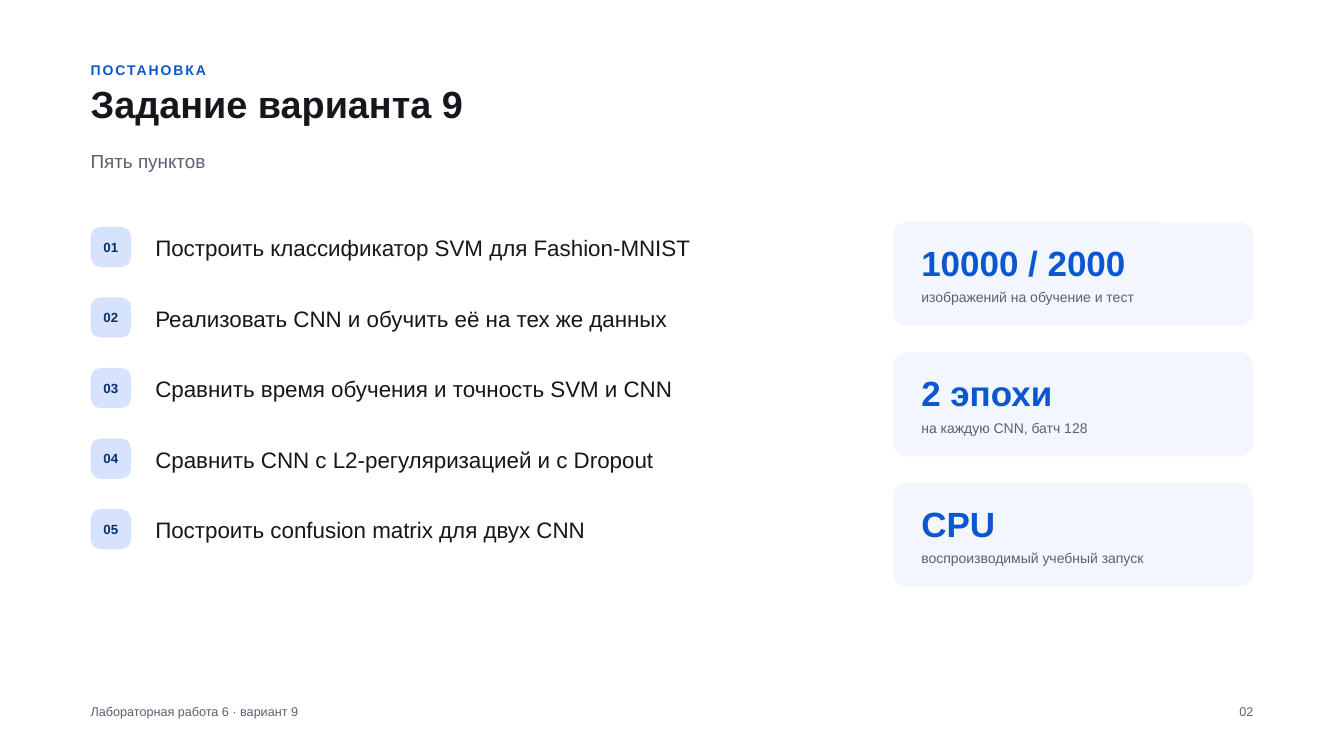
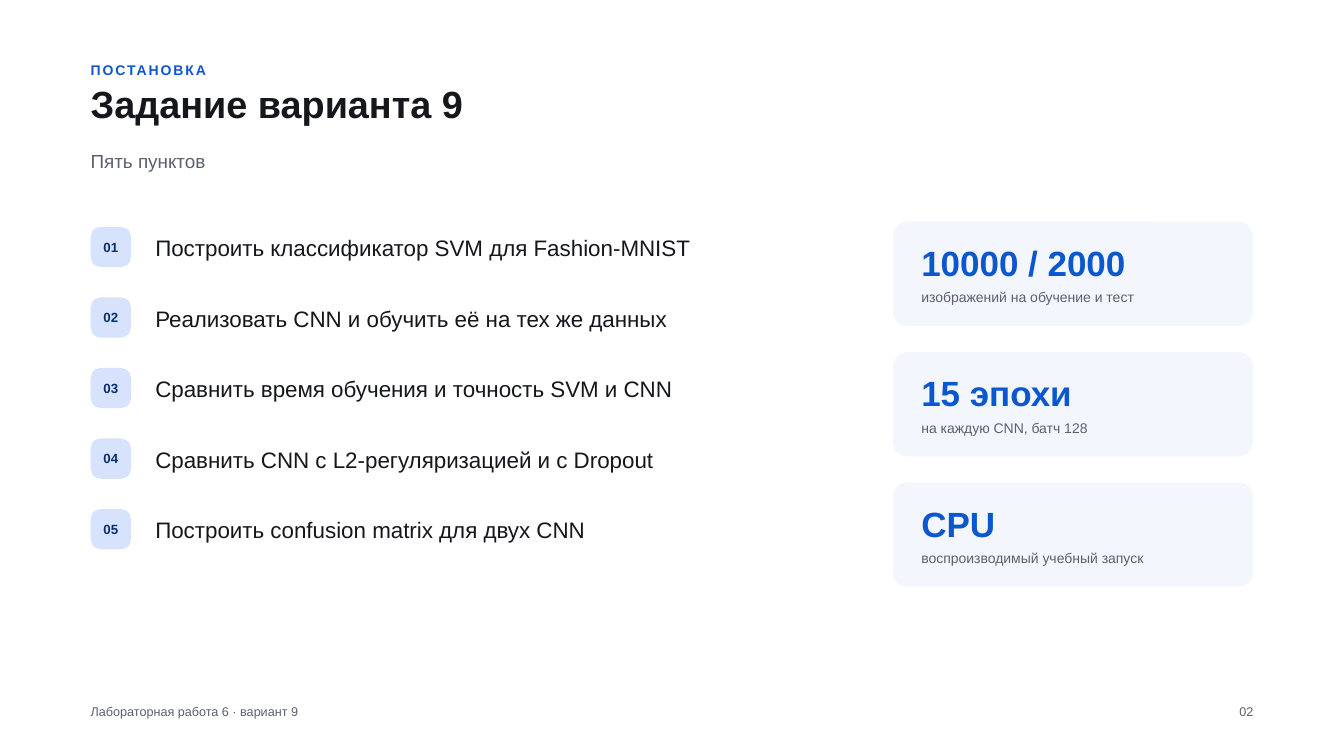
Before and after one commit to stepanshepilov/TSU_CV, a slide deck: slide 2 of lab6/Лабораторная_6_вариант_9.pptx. Drawn at 1344x756 pixels with LibreOffice and Linux fonts; fonts in the diff are those of the drawing. Boxes give left, top, right and bottom in pixels: in the first picture for what was removed or moved away, otherwise in the second. Text is boxed around its words. In the diff, an @@ line names an element or a change of style, - is before the commit and + after.

```diff
--- a/lab6/Лабораторная_6_вариант_9.pptx
+++ b/lab6/Лабораторная_6_вариант_9.pptx
@@ text at <box>921,382,1072,407</box>: text changed @@
-2 эпохи
+15 эпохи
```
Also in this commit, not shown: 4 other slides changed, 1 slide added, 1 slide removed, 7 other files.
